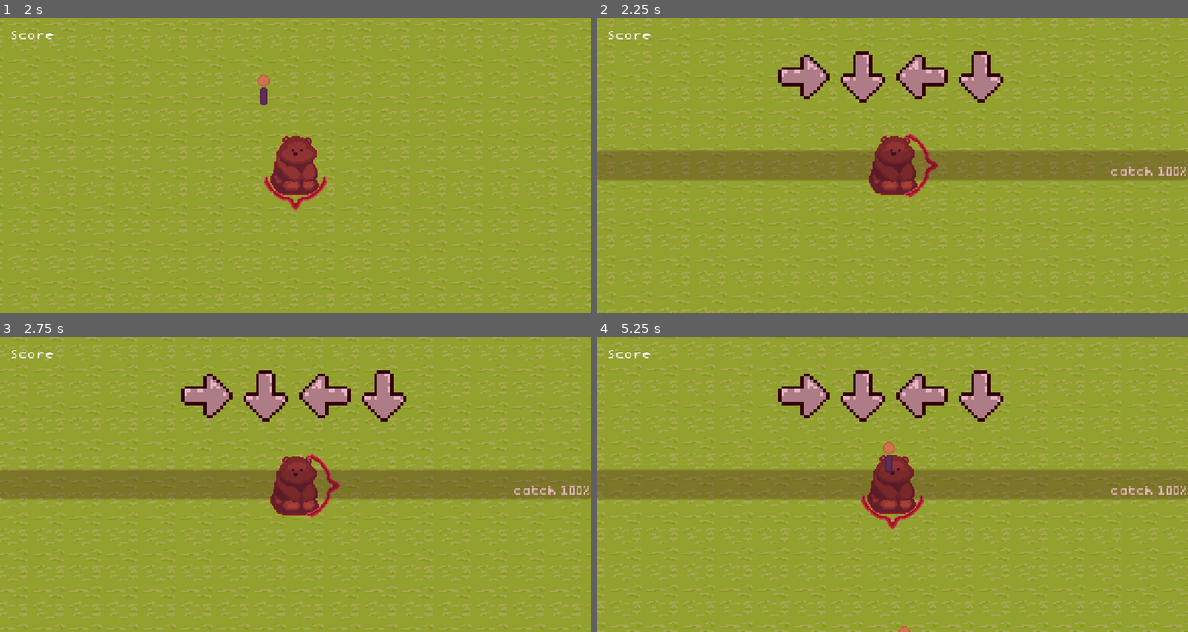
Above: before the commit, frames 1-4 (two rows, left to right).
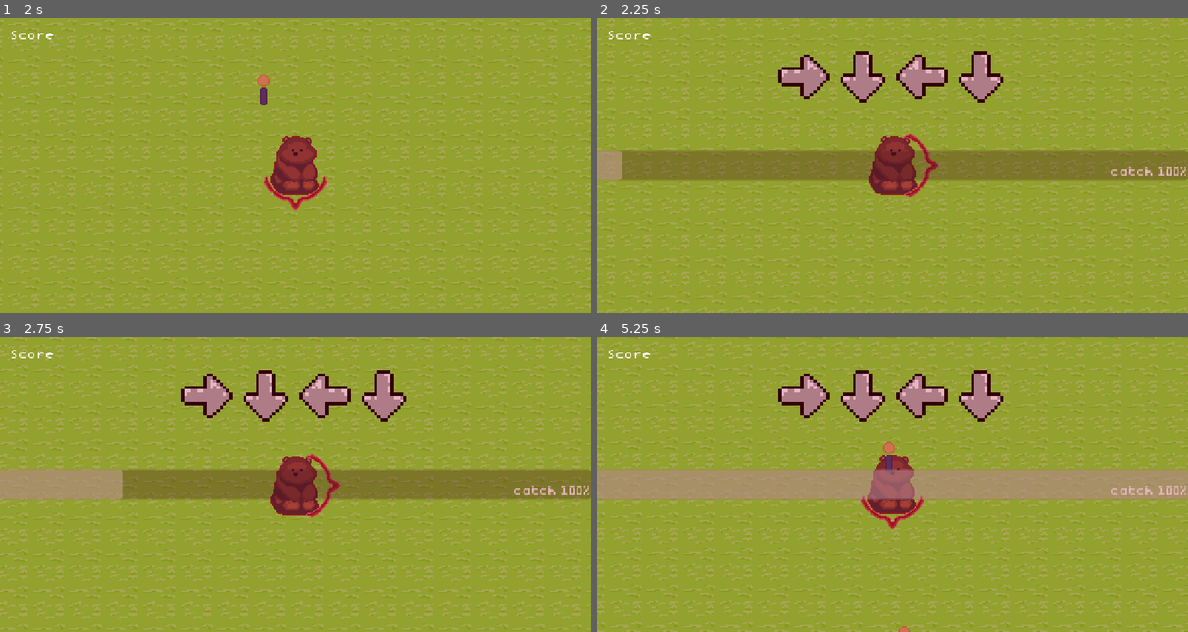
Above: after the commit, the same moments.

Repository: chezzyalfredo/gamename_gamejam_2026
Game: Godot game, scene res://Scenes/Play_Game.tscn
The game is run twice, just before and just after one commit, with the same random seed, the same clock (stepped at 60 frames per second) and the same inputs. The project has no main scene, so this scene is started directly.
Inputs:
- Up to frame 1 (2 s): tap Enter at 0.5 s; hold Right (ui_right) 0.53-1.28 s; tap R at 0.6 s; tap Space at 0.77, 1.25, 1.52 s; hold Down (ui_down) from 1.28 s (still down); tap X at 1.35 s
- Up to frame 2 (2.25 s): release Down (ui_down) at 2.03 s; hold Right (ui_right) from 2.03 s (still down); tap T at 2.1 s
- Up to frame 3 (2.75 s): keep holding Right (ui_right)
- Up to frame 4 (5.25 s): release Right (ui_right) at 2.78 s; hold Up (ui_up) 2.78-3.53 s; tap R at 2.85, 5.1 s; tap Space at 3.02, 3.77, 4.52 s; hold Left (ui_left) 3.53-5.03 s; tap X at 3.6 s; tap T at 4.35 s; hold Down (ui_down) from 5.03 s (still down)

Frame 1 is identical in both runs. In frame 2, 0.4% of the frame differs, in the area x 0-5%, y 44-56%; in frame 3, 2.1%; in frame 4, 10%, in the area x 0-100%, y 44-56%.

Commit message:
20260405 - Timer and Pause implemented still need to set up lose condition

Diff:
--- a/Scenes/Player.gd
+++ b/Scenes/Player.gd
@@ -53,7 +53,7 @@
 	if not event.pressed or event.echo:
 		return
 	if _is_pause_key(event as InputEventKey):
-		print("pause key pressed")
+		pause_game()
 		return
 	if _is_reset_key(event as InputEventKey):
 		print("reset key pressed")
@@ -153,3 +153,6 @@
 	print("no longer caught")
 	caught = false
 	ui.toggle_sequencer_visibility()
+
+func pause_game() -> void:
+	ui.pause_toggle()
--- a/UI/User_Interface.tscn
+++ b/UI/User_Interface.tscn
@@ -25,6 +25,24 @@
 offset_bottom = 672.0
 color = Color(0.6784314, 0, 0.13333334, 0.28627452)
 
+[node name="Pause" type="ColorRect" parent="Stationary"]
+visible = false
+offset_left = -24.0
+offset_top = -24.0
+offset_right = 1312.0
+offset_bottom = 672.0
+color = Color(0, 0, 0, 0.7137255)
+
+[node name="PauseText" type="RichTextLabel" parent="Stationary/Pause"]
+layout_mode = 0
+offset_left = 480.0
+offset_top = 248.0
+offset_right = 960.0
+offset_bottom = 392.0
+theme_override_font_sizes/normal_font_size = 128
+bbcode_enabled = true
+text = "PAWS"
+
 [node name="Score" type="RichTextLabel" parent="Stationary"]
 anchors_preset = 15
 anchor_right = 1.0
--- a/UI/escape_sequencer.gd
+++ b/UI/escape_sequencer.gd
@@ -8,16 +8,21 @@
 var sequence_time:float = 3.0 #seconds
 var increment_size: int = 1
 var increment_time: float = 0.75
-var timer: Timer = Timer.new() # TODO
+@onready var timer: Timer = Timer.new() # TODO
 @onready var grid: GridContainer = $GridContainer
 const ARROW_SCENE = preload("res://UI/Escape_Arrow.tscn")
 var visual_step: int = 0
 var resetting_sequence:bool = false
+@onready var timer_bar : ProgressBar = $ProgressBar
 
 signal escaped()
 
 func _process(_delta: float) -> void:
+	if timer and not timer.is_stopped():
+		timer_bar.value = (1-(timer.time_left/sequence_time))*100
 	if escape_sequence.size() > 0 and current_step > 0 and current_step >= escape_sequence.size():
+		if timer:
+			stop_timer()
 		current_step = 0
 		escaped.emit()
 		sequence_size += increment_size
@@ -35,6 +40,28 @@
 	reset_sequence_sprites()
 	print("sequence_size:", sequence_size, " escape_sequence:", escape_sequence, " sequence_time:", sequence_time)
 	print(Direction.UP, " ", Direction.DOWN, " ", Direction.LEFT, " ", Direction.RIGHT)
+	create_timer()
+
+func create_timer() -> void:
+	print("create timer")
+	timer = Timer.new()
+	timer.wait_time = sequence_time
+	timer.one_shot = true
+	add_child(timer)
+	timer.timeout.connect(_on_timer_timeout)
+	timer.start()
+
+func stop_timer() -> void:
+	print("stop timer")
+	timer.stop()
+	if timer.timeout.is_connected(_on_timer_timeout):
+		timer.timeout.disconnect(_on_timer_timeout)
+	timer.queue_free()
+	timer = null
+
+func _on_timer_timeout() -> void:
+	# end game - gameover screen since fully caught
+	print("timer timeout")
 
 func _input(event: InputEvent) -> void:
 	if not event is InputEventKey:
--- a/UI/user_interface.gd
+++ b/UI/user_interface.gd
@@ -3,6 +3,7 @@
 @onready var escape_seq := $Stationary/Escape_Sequencer
 @onready var camera := $Camera2D
 @onready var enrage_filter := $Stationary/Enrage_Red
+@onready var pause_screen := $Stationary/Pause
 
 func toggle_sequencer_visibility() -> void:
 	print("toggle sequencer visibility, ", escape_seq.visible)
@@ -24,3 +25,6 @@
 	camera.position_smoothing_enabled = true
 	camera.zoom = camera_default
 	enrage_filter.visible = false
+
+func pause_toggle() -> void:
+	pause_screen.visible = not pause_screen.visible
